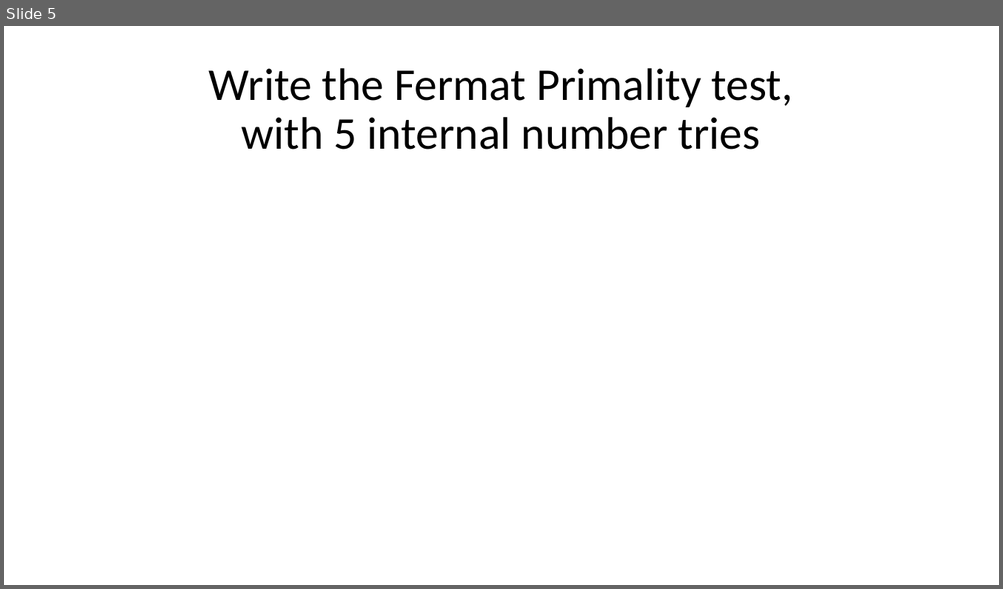
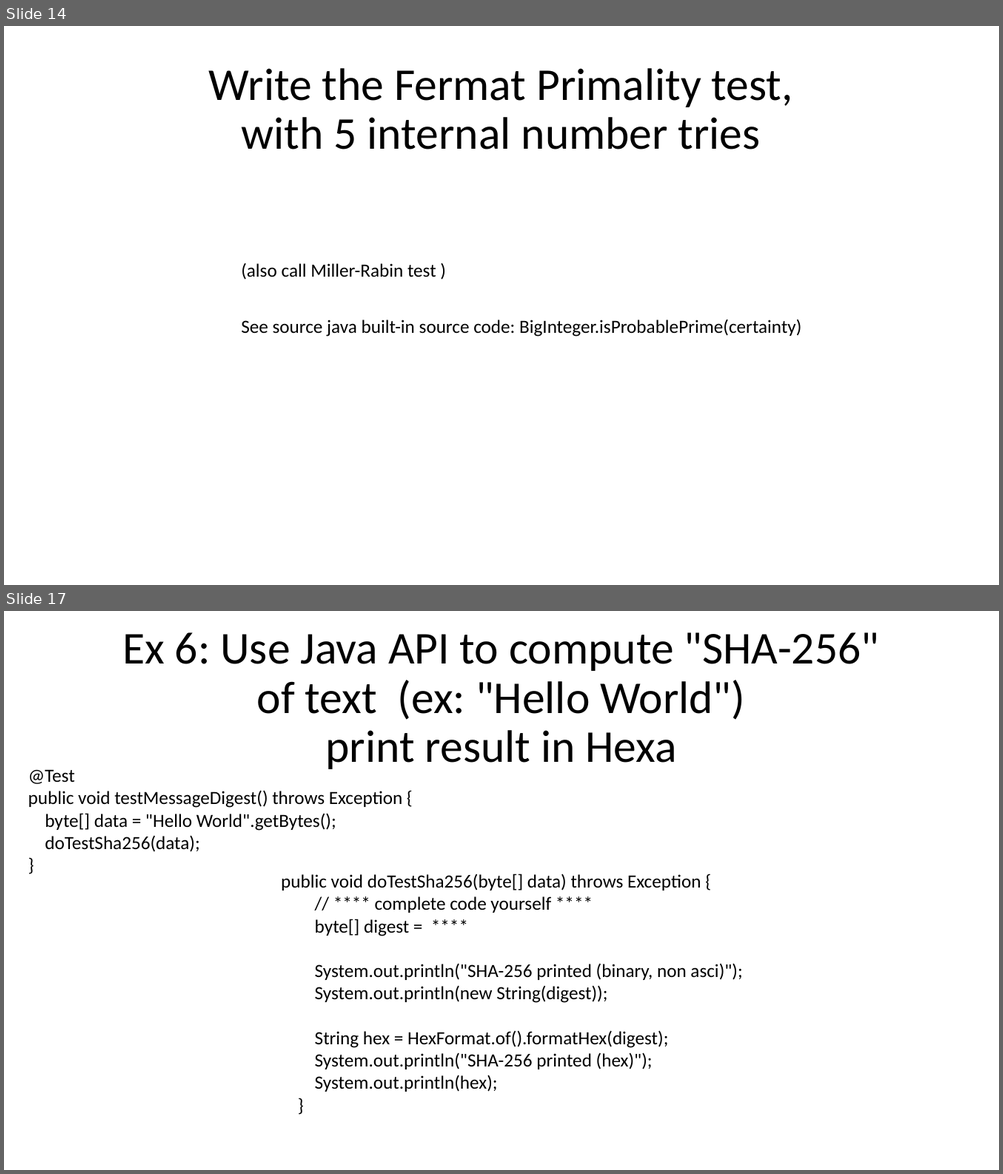
Before and after one commit to Arnaud-Nauwynck/presentations, a slide deck: security/hands-on/Security-TD4-cryptography-prime-numbers.pptx. Shown one above the other, each under a label of ours: slide 5 before the commit, slides 14 and 17 after it; the slides between them are not shown. The pictures are 1003x589 and 1003x1174 pixels, drawn with LibreOffice and Linux fonts; fonts in the diff are those of the drawing. Boxes give left, top, right and bottom in pixels: in the first picture for what was removed or moved away, otherwise in the second. Text is boxed around its words. In the diff, an @@ line names an element or a change of style, - is before the commit and + after.

```diff
--- a/security/hands-on/Security-TD4-cryptography-prime-numbers.pptx
+++ b/security/hands-on/Security-TD4-cryptography-prime-numbers.pptx
@@ slide 17 added at (x1=4, y1=611, x2=999, y2=1170), background #FFFFFF @@
@@ title added at (x1=122, y1=632, x2=879, y2=769), 44 pt, text #000000 @@
+Ex 6: Use Java API to compute "SHA-256"
+of text (ex: "Hello World")
+print result in Hexa
@@ text added at (x1=28, y1=769, x2=402, y2=852), 18 pt, text #000000 @@
+@Test
+public void testMessageDigest() throws Exception {
+byte[] data = "Hello World".getBytes();
+doTestSha256(data);
+}
@@ text added at (x1=281, y1=874, x2=742, y2=1092), 18 pt, text #000000 @@
+public void doTestSha256(byte[] data) throws Exception {
+// **** complete code yourself ****
+byte[] digest = ****
+System.out.println("SHA-256 printed (binary, non asci)");
+System.out.println(new String(digest));
+String hex = HexFormat.of().formatHex(digest);
+System.out.println("SHA-256 printed (hex)");
+System.out.println(hex);
+}
@@ what was slide 5 is now slide 14 @@
@@ slide 14 changed as well @@
@@ text added at (x1=241, y1=263, x2=436, y2=280), 18 pt, text #000000 @@
+(also call Miller-Rabin test )
@@ text added at (x1=241, y1=319, x2=801, y2=337), 18 pt, text #000000 @@
+See source java built-in source code: BigInteger.isProbablePrime(certainty)
```
Also in this commit, not shown: 5 other slides changed, 21 other slides added, 3 slides removed, 23 other files.
